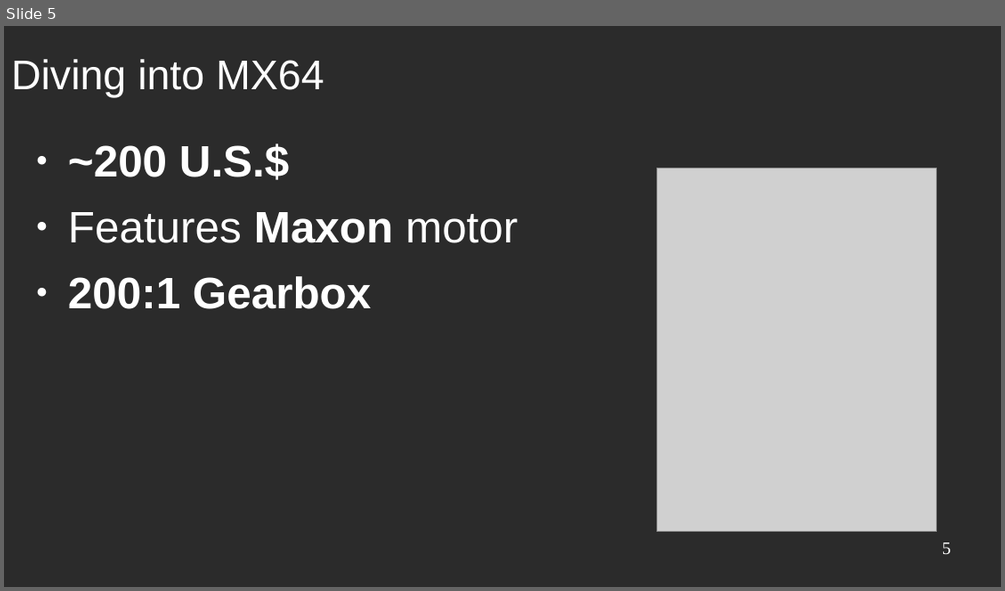
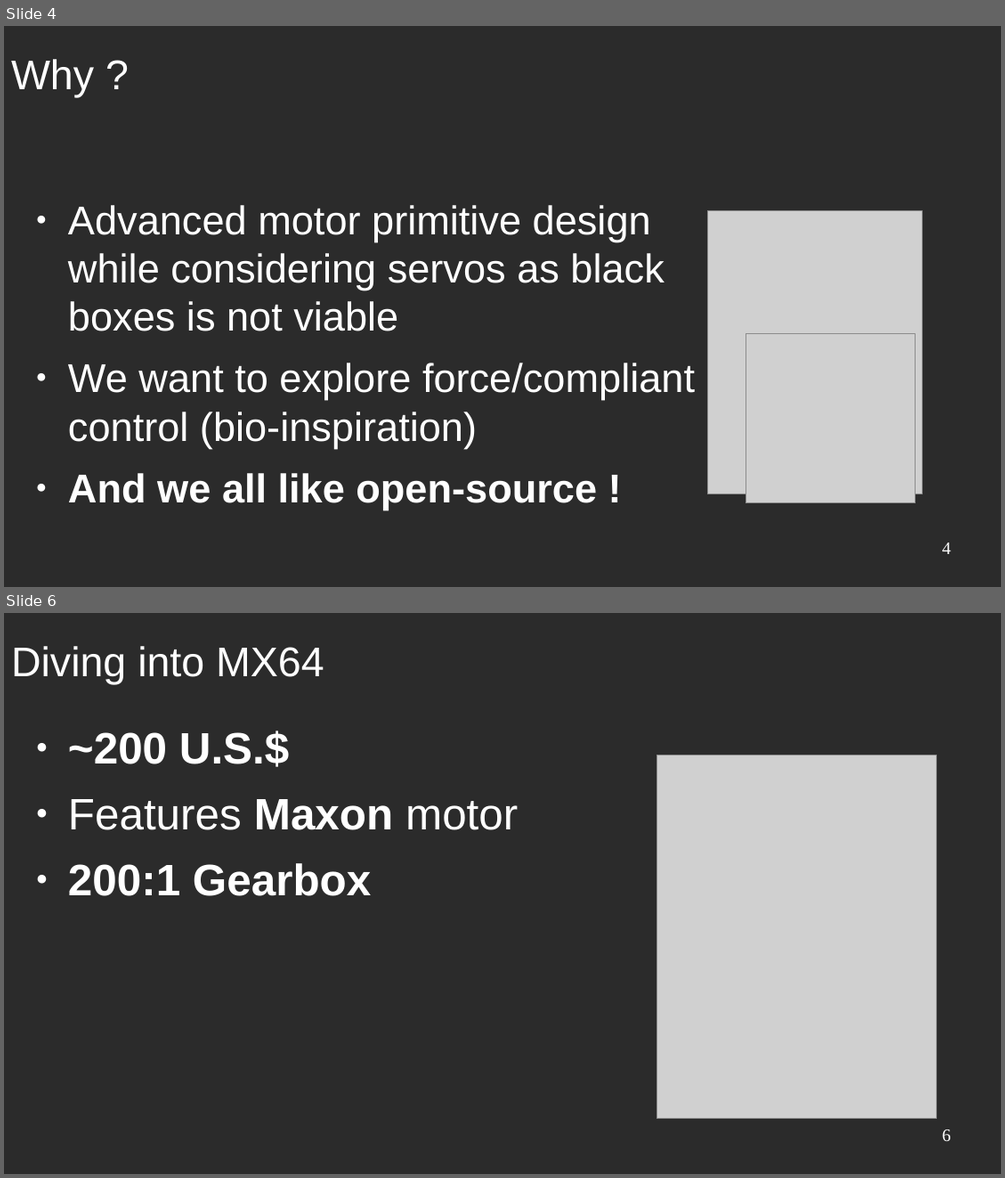
Before and after one commit to RhobanProject/Dynaban, a slide deck: docs/presentation.odp. Shown one above the other, each under a label of ours: slide 5 before the commit, slides 4 and 6 after it; the slides between them are not shown. The pictures are 1005x591 and 1005x1178 pixels, drawn with LibreOffice and Linux fonts; fonts in the diff are those of the drawing; grey boxes stand for pictures; background and template pictures are left out; a plain dark background stands for a picture behind light text. Boxes give left, top, right and bottom in pixels: in the first picture for what was removed or moved away, otherwise in the second. Text is boxed around its words. In the diff, an @@ line names an element or a change of style, - is before the commit and + after.

```diff
--- a/docs/presentation.odp
+++ b/docs/presentation.odp
@@ slide 4 added at (x1=4, y1=26, x2=1001, y2=587), background picture (left out) @@
@@ title added at (x1=11, y1=59, x2=94, y2=97), 33 pt, text #FFFFFF @@
+Why ?
@@ text added at (x1=68, y1=205, x2=695, y2=509), 32 pt, text #FFFFFF @@
+● Advanced motor primitive design while considering servos as black boxes is not viable
+● We want to explore force/compliant control (bio-inspiration)
+● And we all like open-source !
@@ picture added at (x1=708, y1=211, x2=922, y2=493) @@
@@ picture added at (x1=745, y1=334, x2=915, y2=504) @@
@@ page number added at (x1=942, y1=542, x2=951, y2=554), 14 pt, text #FFFFFF @@
+4
@@ what was slide 5 is now slide 6 @@
@@ page number at (x1=942, y1=1129, x2=951, y2=1141): text changed @@
-5
+6
```
Also in this commit, not shown: 5 slides changed, 1 other slide added, 1 slide removed, 5 other files.
